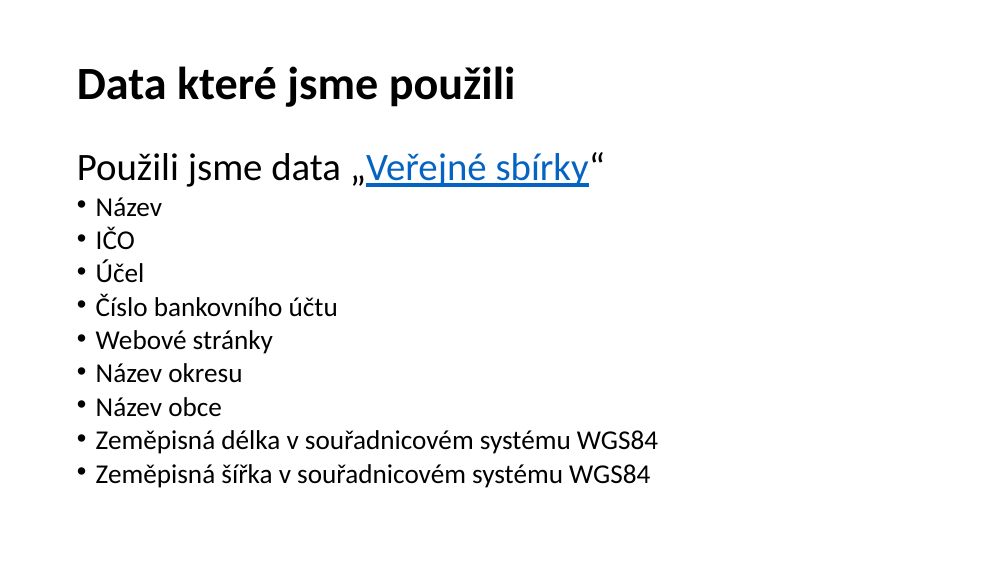
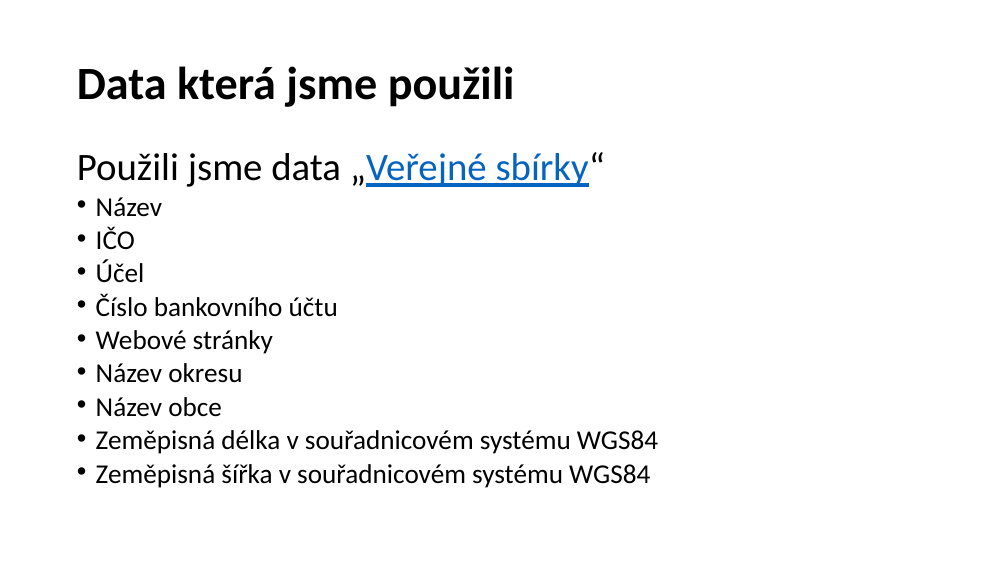
Before and after one commit to matousek11/charity, a slide deck: slide 7 of VSÚKHK - prezentace.pptx (slide 8 before the commit). Drawn at 1008x567 pixels with LibreOffice and Linux fonts; fonts in the diff are those of the drawing; background and template pictures are left out. Boxes give left, top, right and bottom in pixels: in the first picture for what was removed or moved away, otherwise in the second. Text is boxed around its words. In the diff, an @@ line names an element or a change of style, - is before the commit and + after.

```diff
--- a/VSÚKHK - prezentace.pptx
+++ b/VSÚKHK - prezentace.pptx
@@ title at bbox=[77, 66, 515, 107]: text changed @@
-Data které jsme použili
+Data která jsme použili
```
Also in this commit, not shown: 2 other slides changed, 1 slide added, 1 slide removed, 4 other files.
